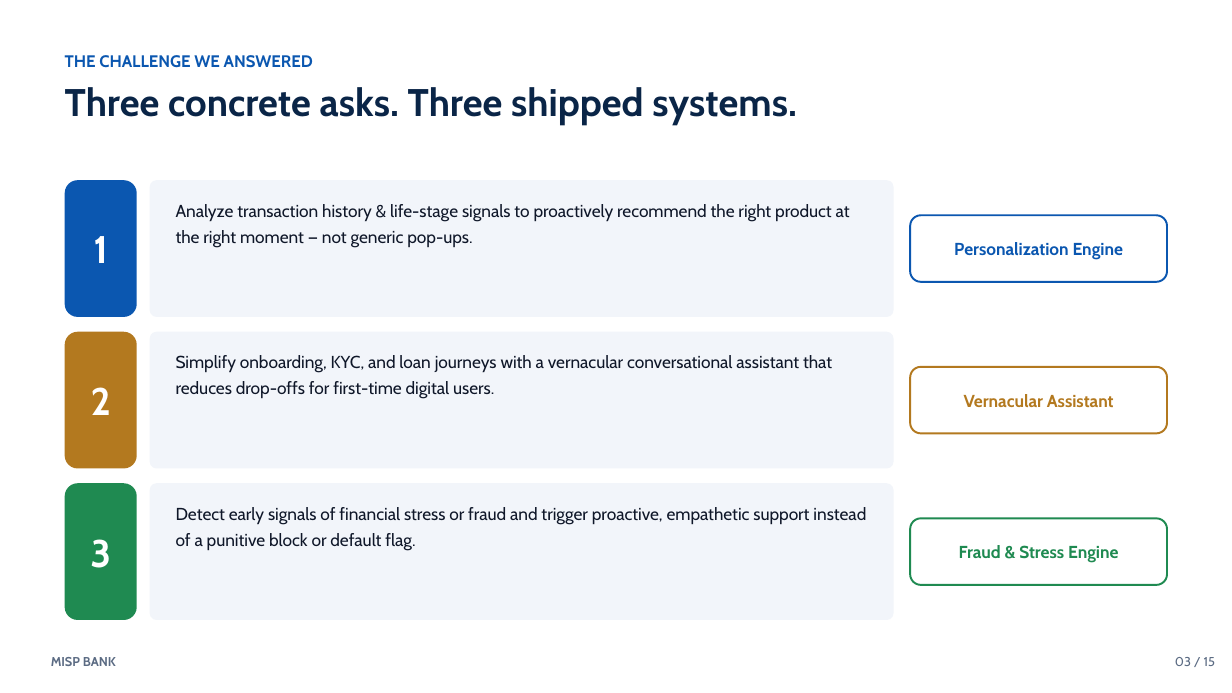
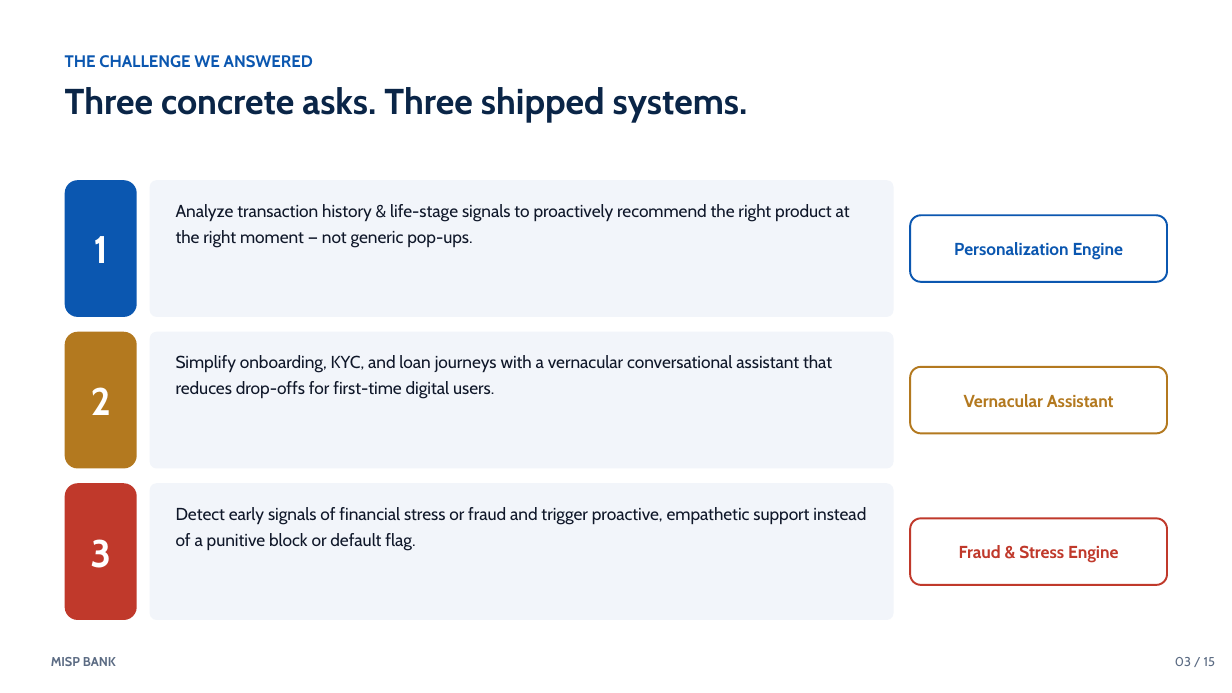
Before and after one commit to Ishaan-Kaneria/MISP_Net_Banking, a slide deck: slide 3 of docs/MISP_Bank_Pitch_Deck.pptx. Drawn at 1232x693 pixels with LibreOffice and Linux fonts; fonts in the diff are those of the drawing. Boxes give left, top, right and bottom in pixels: in the first picture for what was removed or moved away, otherwise in the second. Text is boxed around its words. In the diff, an @@ line names an element or a change of style, - is before the commit and + after.

```diff
--- a/docs/MISP_Bank_Pitch_Deck.pptx
+++ b/docs/MISP_Bank_Pitch_Deck.pptx
@@ text "Three concrete asks. Three shipped ..." at box(65, 87, 748, 123): size 30 to 28 pt @@
@@ rounded rectangle at box(65, 483, 137, 620): fill #1F8A51 to #C0392B @@
@@ text "Fraud & Stress Engine" at box(959, 545, 1118, 563): text colour #1F8A51 to #C0392B @@
@@ rounded rectangle at box(910, 518, 1167, 585): outline #1F8A51 1.5 pt to #C0392B 1.5 pt @@
```
Also in this commit, not shown: 7 other slides changed.
